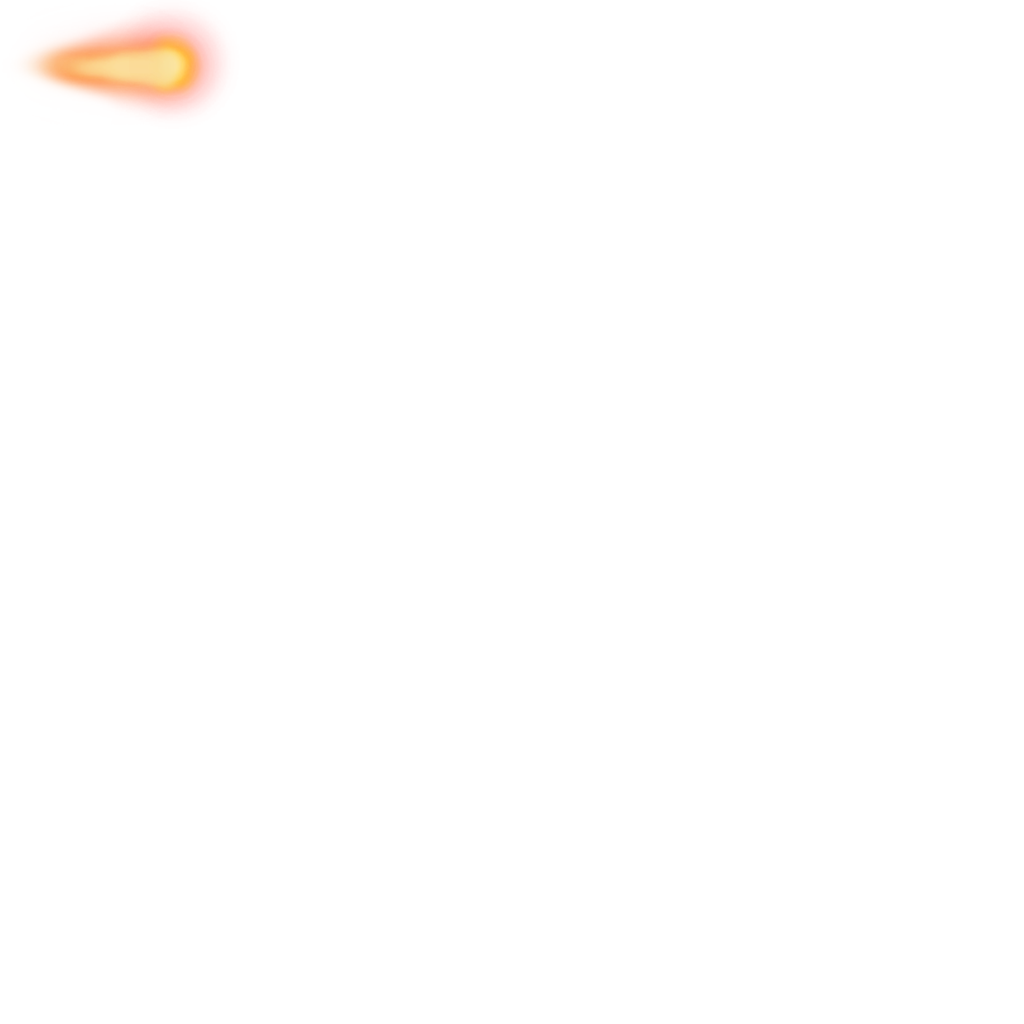
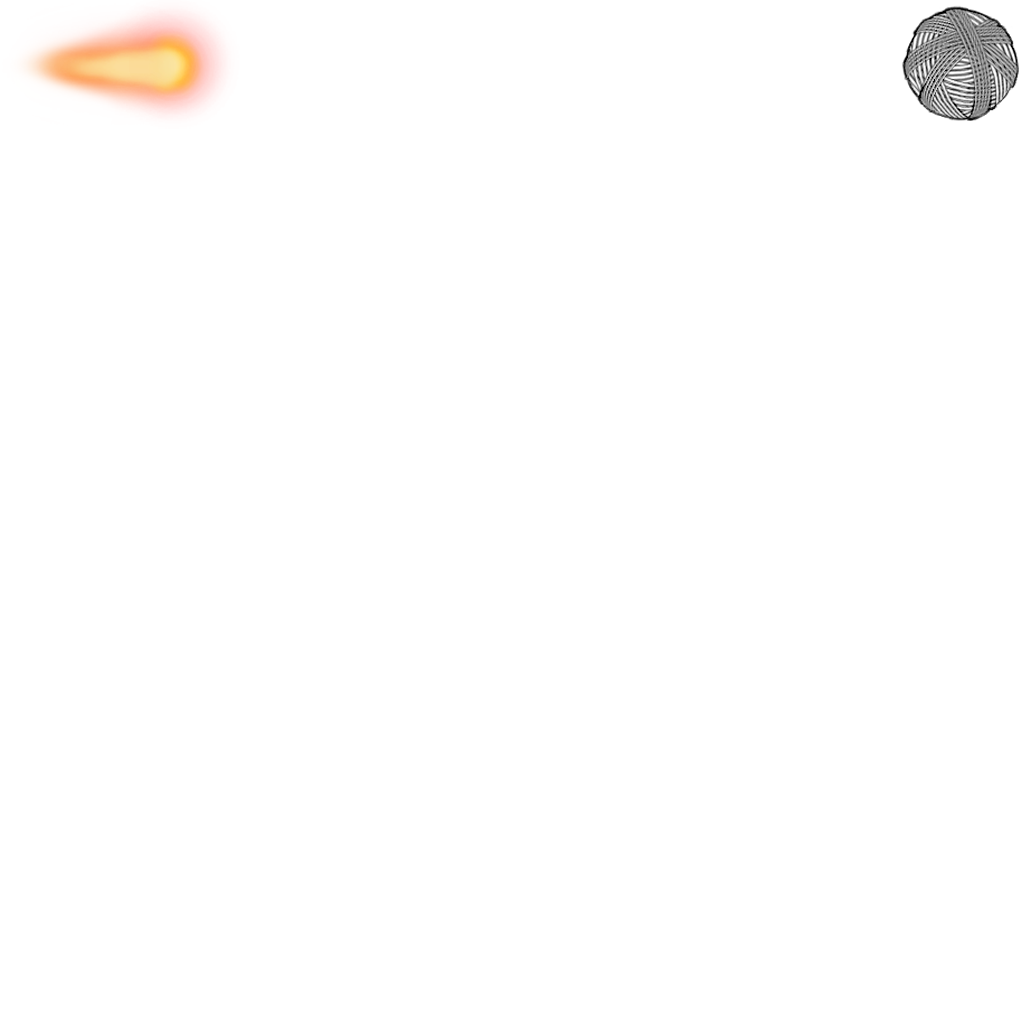
Layered file, before and after one edit (1024×1024). Changes by layer:
added layer "Layer 21" in group "Torch Fire Particle" over 901, 5, 1019, 121
